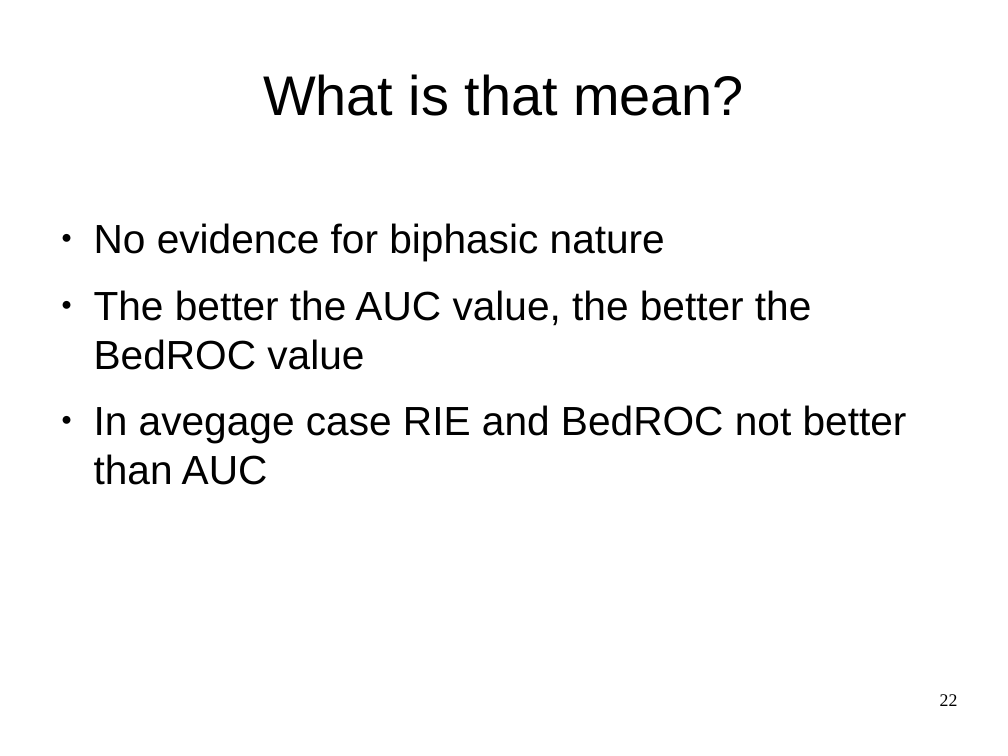
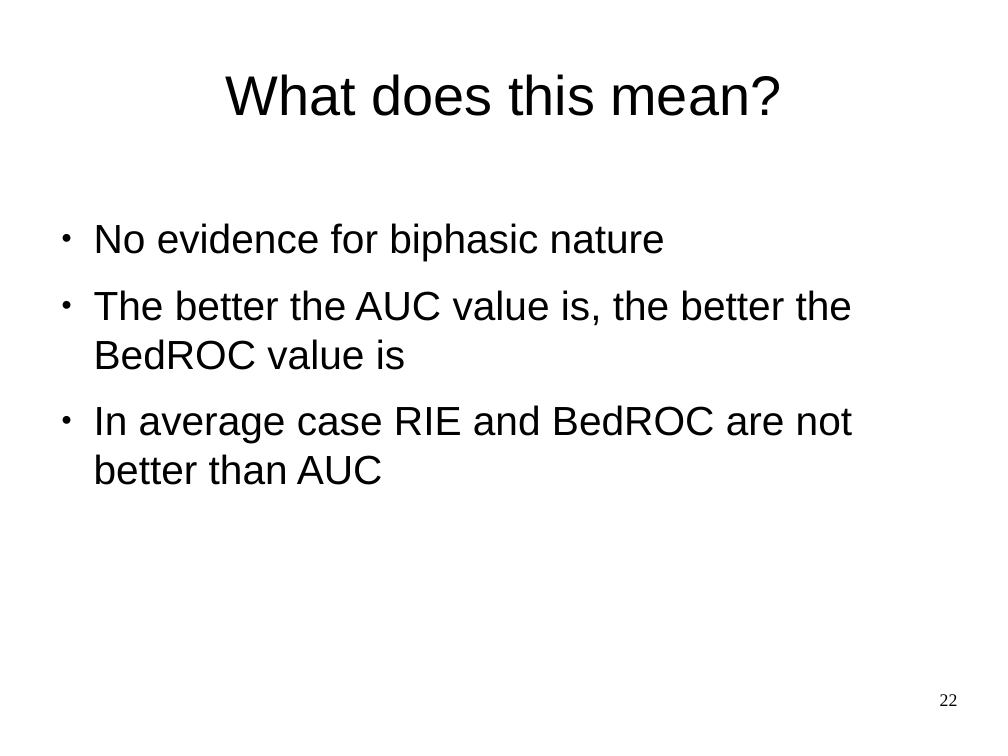
Before and after one commit to AlexWoroschilow/pca, a slide deck: slide 22 of seminar/presentation.odp. Drawn at 1008x756 pixels with LibreOffice and Linux fonts; fonts in the diff are those of the drawing. Boxes give left, top, right and bottom in pixels: in the first picture for what was removed or moved away, otherwise in the second. Text is boxed around its words. In the diff, an @@ line names an element or a change of style, - is before the commit and + after.

```diff
--- a/seminar/presentation.odp
+++ b/seminar/presentation.odp
@@ title at (226,74,781,116): text changed @@
-What is that mean?
+What does this mean?
@@ text at (94,290,852,485): text changed @@
-● The better the AUC value, the better the BedROC value
-● In avegage case RIE and BedROC not better than AUC
+● The better the AUC value is, the better the BedROC value is
+● In average case RIE and BedROC are not better than AUC
```
Also in this commit, not shown: 21 other slides changed.
